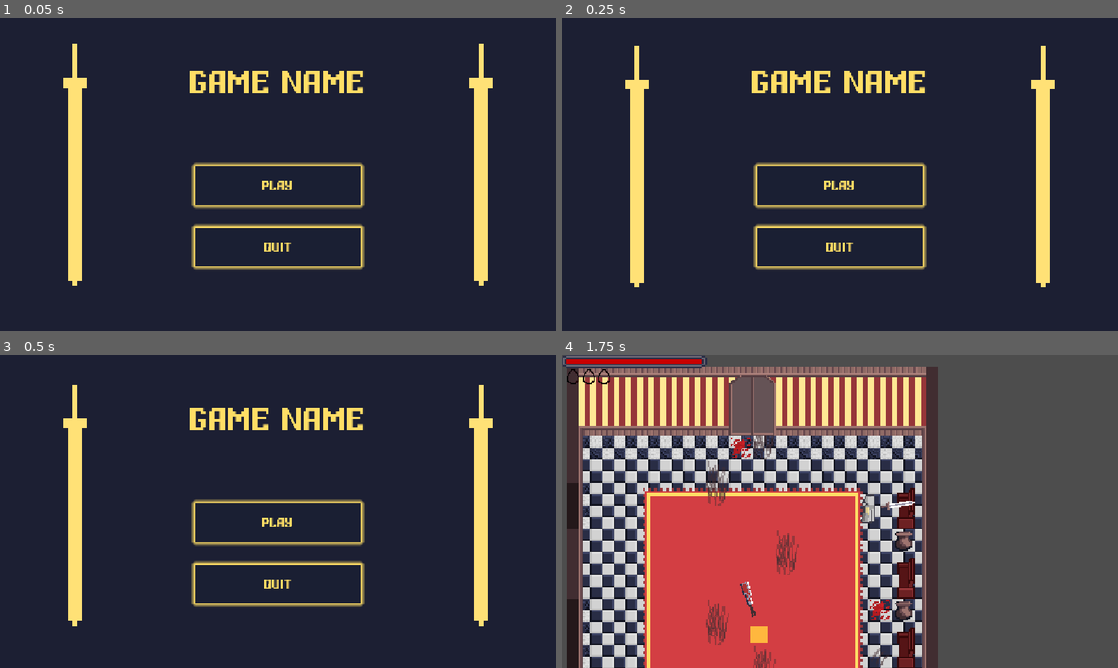
Above: before the commit, frames 1-4 (two rows, left to right).
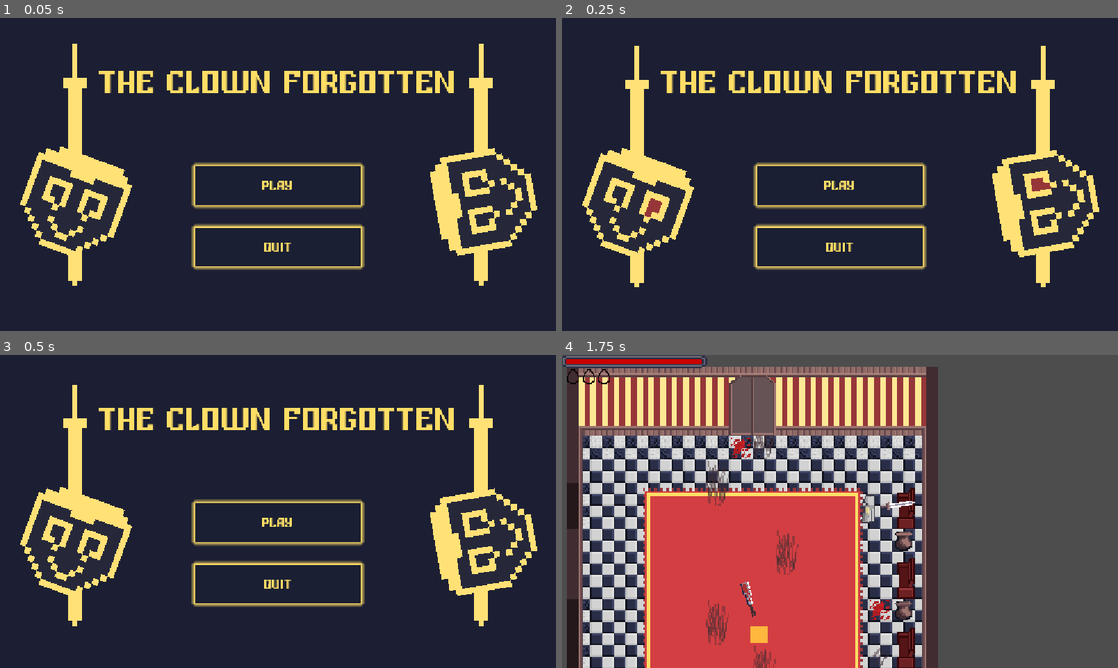
Above: after the commit, the same moments.

Repository: vovashymon-prog/schooldoor_game
Game: Godot game, scene res://scenes/ui/MainMenu.tscn
Two runs of this game, one before a commit and one after it. Both use one fixed random seed, a clock stepped at 60 frames per second and the inputs below.
Inputs (mouse positions are in pixels of both pictures, inside the frame that each line leads up to):
- Up to frame 1 (0.05 s): no input
- Up to frame 2 (0.25 s): no input
- Up to frame 3 (0.5 s): no input
- Up to frame 4 (1.75 s): click "PLAY" at 0.5 s; move the mouse to (962, 495) at 1.27 s; hold D (right) from 1.28 s (still down); click (962, 495) at 1.35 s

The runs differ from the first frame. In frame 1, 7.2% of the frame differs, in the area x 3-97%, y 16-76%; in frame 2, 7.4%, in the area x 3-97%, y 16-77%; in frame 3, 7.2%; in frame 4, nothing differs.

Commit message:
updated menu

Diff:
--- a/schooldoor-game/scenes/ui/MainMenu.tscn
+++ b/schooldoor-game/scenes/ui/MainMenu.tscn
@@ -5,6 +5,9 @@
 [ext_resource type="Script" uid="uid://bx6edqmb07fck" path="res://scripts/button_animation.gd" id="3_xpiny"]
 [ext_resource type="Texture2D" uid="uid://d01upqrklrrdf" path="res://sprites/Sword_for_menu.png" id="4_bhu4a"]
 [ext_resource type="Script" uid="uid://bwob1sus0b2yv" path="res://scripts/floating_for_swords_in_menu.gd" id="5_e2per"]
+[ext_resource type="Texture2D" uid="uid://dec1ht3x55t1f" path="res://sprites/clown mask1_for_menu.png" id="6_e2per"]
+[ext_resource type="Script" uid="uid://ktqkioghagcv" path="res://scenes/ui/clown_mask_1_for_menu.gd" id="7_7mi0g"]
+[ext_resource type="Texture2D" uid="uid://dw008u1vqh5pq" path="res://sprites/clown mask0_for_menu.png" id="8_7mi0g"]
 
 [sub_resource type="StyleBoxFlat" id="StyleBoxFlat_0ykhv"]
 bg_color = Color(0.101960786, 0.12156863, 0.2, 1)
@@ -104,7 +107,7 @@
 theme_override_constants/shadow_offset_x = 2
 theme_override_fonts/font = ExtResource("1_yqorp")
 theme_override_font_sizes/font_size = 56
-text = "GAME NAME"
+text = "the clown forgotten"
 
 [node name="MarginContainer2" type="MarginContainer" parent="." unique_id=1662771322]
 layout_mode = 1
@@ -129,6 +132,15 @@
 texture = ExtResource("4_bhu4a")
 script = ExtResource("5_e2per")
 
+[node name="ClownMask1ForMenu" type="Sprite2D" parent="MarginContainer2" unique_id=1019313046]
+position = Vector2(-107, 72.999985)
+rotation = -1.7453293
+scale = Vector2(12.875, 12.875)
+texture = ExtResource("6_e2per")
+script = ExtResource("7_7mi0g")
+frame_1 = ExtResource("6_e2per")
+frame_2 = ExtResource("8_7mi0g")
+
 [node name="MarginContainer3" type="MarginContainer" parent="." unique_id=1336619496]
 layout_mode = 1
 anchors_preset = 4
@@ -149,6 +161,15 @@
 texture = ExtResource("4_bhu4a")
 script = ExtResource("5_e2per")
 
+[node name="ClownMask1ForMenu" type="Sprite2D" parent="MarginContainer3" unique_id=2104449612]
+position = Vector2(151, 80)
+rotation = 0.34906584
+scale = Vector2(12.875, 12.875)
+texture = ExtResource("6_e2per")
+script = ExtResource("7_7mi0g")
+frame_1 = ExtResource("6_e2per")
+frame_2 = ExtResource("8_7mi0g")
+
 [connection signal="mouse_entered" from="MarginContainer/VBoxContainer/ButtonPlay" to="MarginContainer/VBoxContainer/ButtonPlay" method="_on_mouse_entered"]
 [connection signal="mouse_exited" from="MarginContainer/VBoxContainer/ButtonPlay" to="MarginContainer/VBoxContainer/ButtonPlay" method="_on_mouse_exited"]
 [connection signal="pressed" from="MarginContainer/VBoxContainer/ButtonPlay" to="." method="_on_inMenu_play_pressed"]
--- /dev/null
+++ b/schooldoor-game/scenes/ui/clown_mask_1_for_menu.gd
@@ -0,0 +1,32 @@
+extends Sprite2D
+
+@export var frame_1: Texture2D
+@export var frame_2: Texture2D
+@onready var start_y: float = position.y
+var time: float = 0.0
+var timer: float = 0.0
+var next_switch_time: float = 0.2
+
+func _process(delta: float) -> void:
+	timer += delta
+
+
+	if timer >= next_switch_time:
+		timer = 0.0
+
+
+		if texture == frame_1:
+			texture = frame_2
+			next_switch_time = randf_range(0.05, 0.15)
+		else:
+			texture = frame_1
+			next_switch_time = randf_range(0.5, 2.0)
+
+
+
+	# Додаємо delta, а не системний час — це прибирає будь-які мікро-ринки
+	time += delta
+
+	# Множник 1.5 робить коливання дуже повільним і заспокійливим
+	# 30.0 — це на скільки пікселів в боки він відхиляється
+	position.y = start_y + sin(time * 0.5) * 30.0
Not shown, added: schooldoor-game/scenes/ui/clown_mask_1_for_menu.gd.uid
Binary file added: schooldoor-game/sprites/clown mask0_for_menu.png
Not shown, added: schooldoor-game/sprites/clown mask0_for_menu.png.import
Binary file added: schooldoor-game/sprites/clown mask1_for_menu.png
Not shown, added: schooldoor-game/sprites/clown mask1_for_menu.png.import
